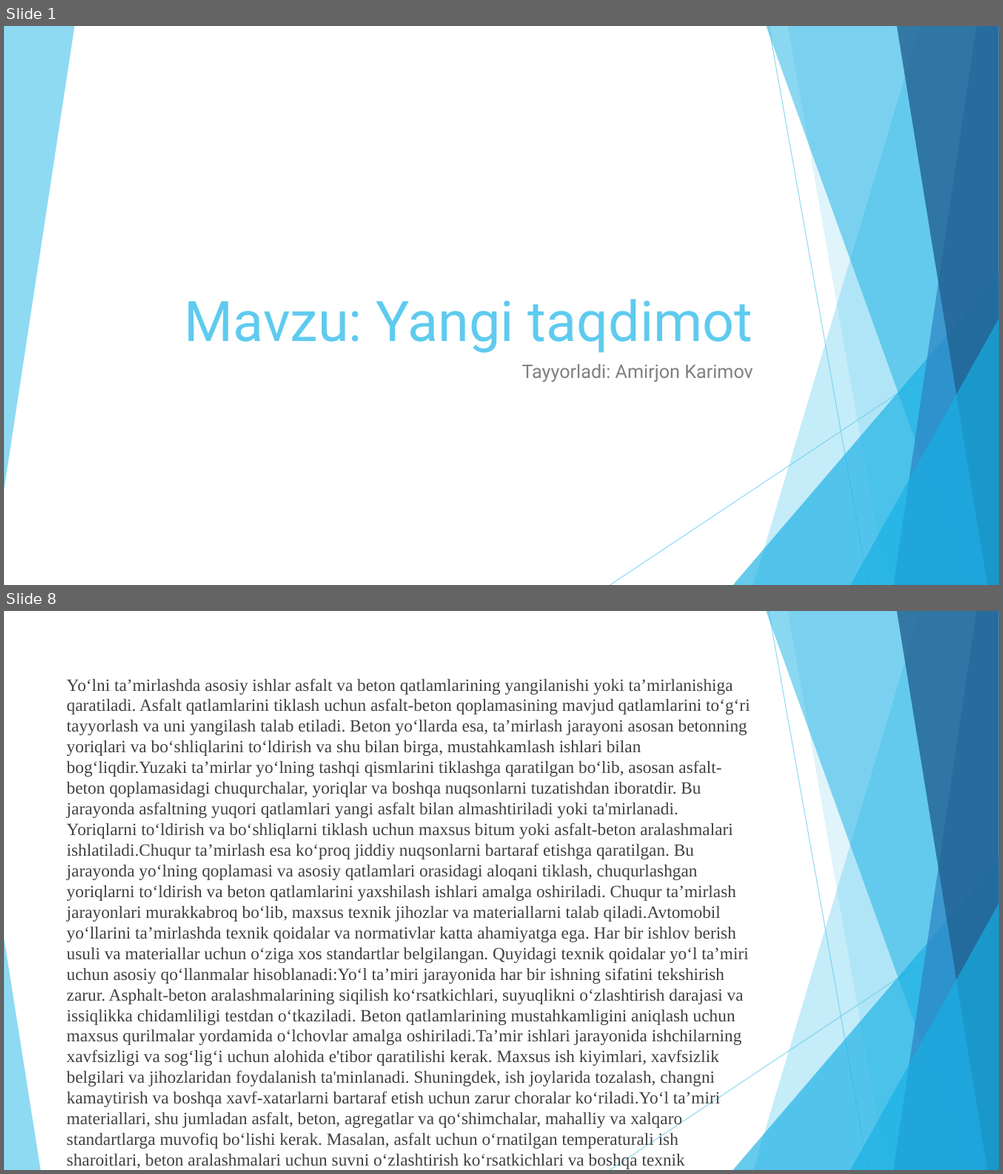
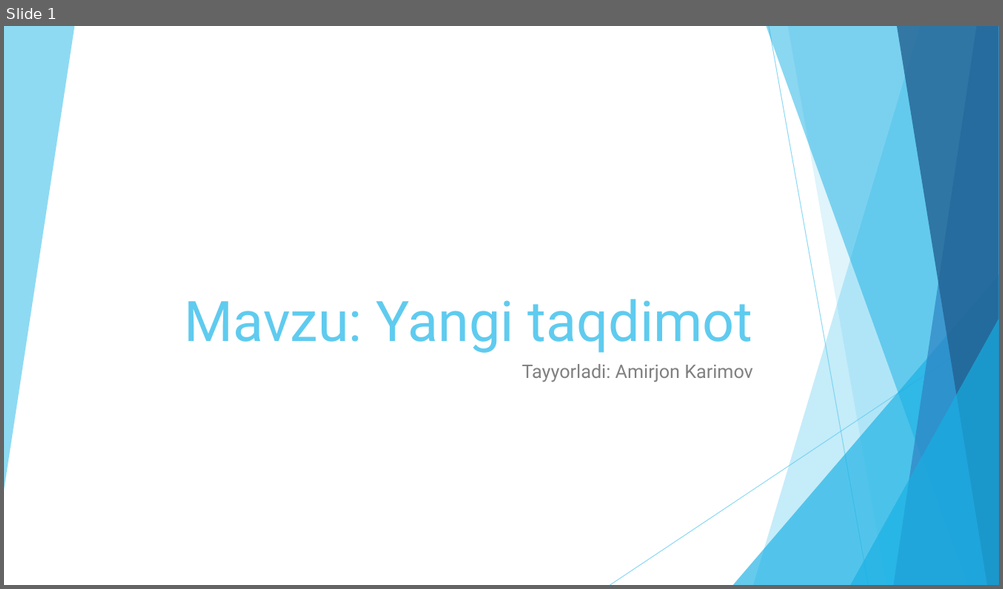
Before and after one commit to AmirjonKarimov2007/ai_bot, a slide deck: edited_shablon.pptx. Shown one above the other, each under a label of ours: slides 1 and 8 before the commit, slide 1 after it; the slides between them are not shown. The pictures are 1003x1174 and 1003x589 pixels, drawn with LibreOffice and Linux fonts; fonts in the diff are those of the drawing. Boxes give left, top, right and bottom in pixels: in the first picture for what was removed or moved away, otherwise in the second. Text is boxed around its words. In the diff, an @@ line names an element or a change of style, - is before the commit and + after.

```diff
--- a/edited_shablon.pptx
+++ b/edited_shablon.pptx
@@ slide 8 removed at [4, 611, 999, 1170], background #FFFFFF; not listed: 9 template elements that a slide beside it also shows @@
@@ text removed at [67, 678, 749, 1170] @@
-Yo‘lni ta’mirlashda asosiy ishlar asfalt va beton qatlamlarining yangilanishi yoki ta’mirlanishiga qaratiladi. Asfalt qatlamlarini tiklash uchun asfalt-beton qoplamasining mavjud qatlamlarini to‘g‘ri tayyorlash va uni yangilash talab etiladi. Beton yo‘llarda esa, ta’mirlash jarayoni asosan betonning yoriqlari va bo‘shliqlarini to‘ldirish va shu bilan birga, mustahkamlash ishlari bilan bog‘liqdir.Yuzaki ta’mirlar yo‘lning tashqi qismlarini tiklashga qaratilgan bo‘lib, asosan asfalt-beton qoplamasidagi chuqurchalar, yoriqlar va boshqa nuqsonlarni tuzatishdan iboratdir. Bu jarayonda asfaltning yuqori qatlamlari yangi asfalt bilan almashtiriladi yoki ta'mirlanadi. Yoriqlarni to‘ldirish va bo‘shliqlarni tiklash uchun maxsus bitum yoki asfalt-beton aralashmalari ishlatiladi.Chuqur ta’mirlash esa ko‘proq jiddiy nuqsonlarni bartaraf etishga qaratilgan. Bu jarayonda yo‘lning qoplamasi va asosiy qatlamlari orasidagi aloqani tiklash, chuqurlashgan yoriqlarni to‘ldirish va beton qatlamlarini yaxshilash ishlari amalga oshiriladi. Chuqur ta’mirlash jarayonlari murakkabroq bo‘lib, maxsus texnik jihozlar va materiallarni talab qiladi.Avtomobil yo‘llarini ta’mirlashda texnik qoidalar va normativlar katta ahamiyatga ega. Har bir ishlov berish usuli va materiallar uchun o‘ziga xos standartlar belgilangan. Quyidagi texnik qoidalar yo‘l ta’miri uchun asosiy qo‘llanmalar hisoblanadi:Yo‘l ta’miri jarayonida har bir ishning sifatini tekshirish zarur. Asphalt-beton aralashmalarining siqilish ko‘rsatkichlari, suyuqlikni o‘zlashtirish darajasi va issiqlikka chidamliligi testdan o‘tkaziladi. Beton qatlamlarining mustahkamligini aniqlash uchun maxsus qurilmalar yordamida o‘lchovlar amalga oshiriladi.Ta’mir ishlari jarayonida ishchilarning xavfsizligi va sog‘lig‘i uchun alohida e'tibor qaratilishi kerak. Maxsus ish kiyimlari, xavfsizlik belgilari va jihozlaridan foydalanish ta'minlanadi. Shuningdek, ish joylarida tozalash, changni kamaytirish va boshqa xavf-xatarlarni bartaraf etish uchun zarur choralar ko‘riladi.Yo‘l ta’miri materiallari, shu jumladan asfalt, beton, agregatlar va qo‘shimchalar, mahalliy va xalqaro standartlarga muvofiq bo‘lishi kerak. Masalan, asfalt uchun o‘rnatilgan temperaturali ish sharoitlari, beton aralashmalari uchun suvni o‘zlashtirish ko‘rsatkichlari va boshqa texnik xususiyatlar aniq belgilangan.
@@ triangle removed at [4, 939, 40, 1170] @@
```
Also in this commit, not shown: 2 slides changed, 4 slides added, 8 other slides removed, 3 other files.
